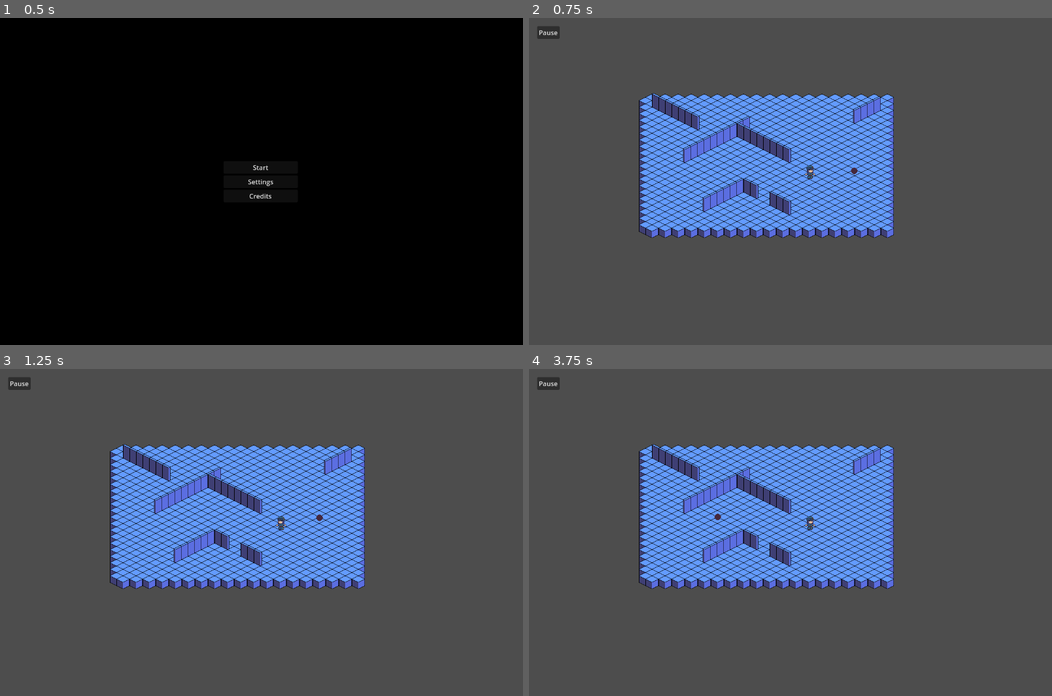
Above: before the commit, frames 1-4 (two rows, left to right).
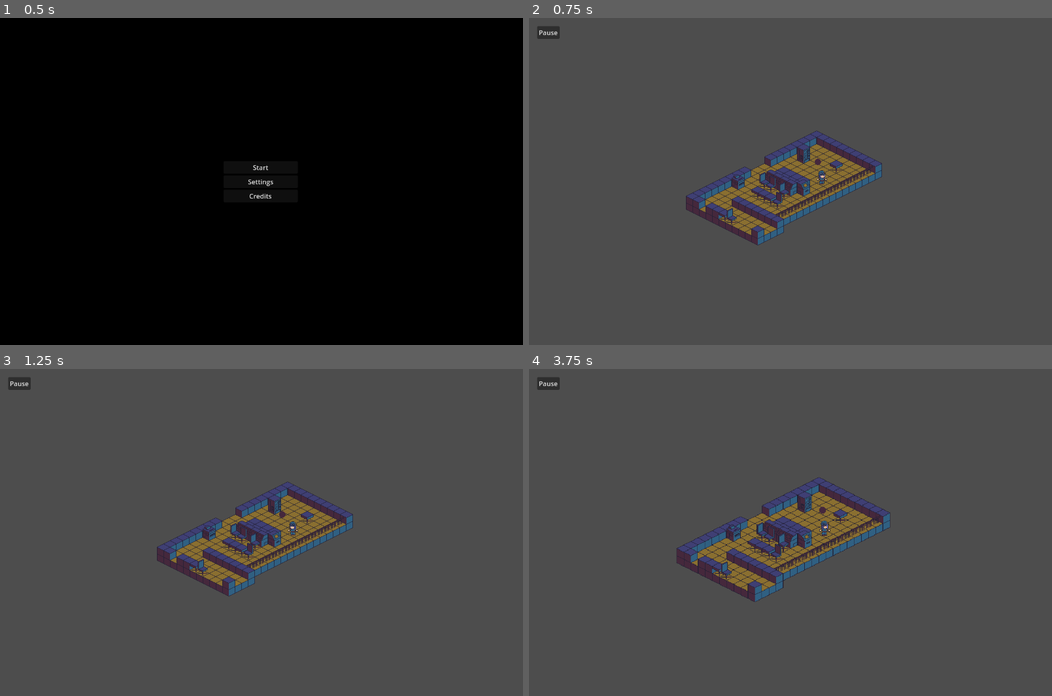
Above: after the commit, the same moments.

Repository: ShroomySquid/UnderPressureJam
Game: Godot game, scene res://Scenes/CoreScenes/start_screen.tscn
Same seed, same stepped clock (60 frames per second), same inputs: the game is played once before the commit and once after it. The engine's default icon, where the game draws it, is replaced by a stand-in: a white triangle on a blue panel in a dark square.
Inputs (mouse positions are in pixels of both pictures, inside the frame that each line leads up to):
- Up to frame 1 (0.5 s): no input
- Up to frame 2 (0.75 s): click "Start" at 0.5 s
- Up to frame 3 (1.25 s): no input
- Up to frame 4 (3.75 s): click "Pause" at 1.25 s; click "Retry" at 2 s; tap Enter at 2.75 s; move the mouse to (905, 516) at 2.77 s; hold D (right) 2.78-3.53 s; tap Mouse wheel down (scroll_down, bound only after the commit) at 2.85 s; tap Mouse wheel up (scroll_up, bound only after the commit) at 3.05, 3.6 s; tap Space at 3.5 s; move the mouse to (685, 548) at 3.52 s; hold S (down) from 3.53 s (still down)

Frame 1 is identical in both runs. In frame 2, 21% of the frame differs, in the area x 21-70%, y 23-70%; in frame 3, 21%; in frame 4, 21%, in the area x 21-70%, y 23-72%.
Error before the commit: Invalid access to property or key 'type' on a base object of type 'TileMapLayer'. (res://Scripts/zombie.gd:97)

Commit message:
implemented level1 in game

Diff:
--- a/Scenes/CoreScenes/game.tscn
+++ b/Scenes/CoreScenes/game.tscn
@@ -1,11 +1,11 @@
-[gd_scene load_steps=5 format=3 uid="uid://cubm8ayprtkdv"]
+[gd_scene load_steps=4 format=3 uid="uid://cubm8ayprtkdv"]
 
 [ext_resource type="Script" path="res://Scripts/CoreScripts/game.gd" id="1_ntdck"]
 [ext_resource type="PackedScene" uid="uid://bwrhsav1b6hkf" path="res://Scenes/CoreScenes/settings.tscn" id="2_tpptn"]
-[ext_resource type="PackedScene" uid="uid://copc5o12pg2m5" path="res://Scenes/Map/test_map.tscn" id="3_yqot8"]
-[ext_resource type="PackedScene" uid="uid://b6044fncy35yu" path="res://Scenes/Player/player.tscn" id="4_cfcq8"]
+[ext_resource type="PackedScene" uid="uid://gn5lpiu32ncn" path="res://Scenes/Map/level_1.tscn" id="5_87bru"]
 
 [node name="Game" type="Node2D"]
+y_sort_enabled = true
 script = ExtResource("1_ntdck")
 
 [node name="CanvasLayer" type="CanvasLayer" parent="."]
@@ -59,13 +59,12 @@
 offset_right = -239.0
 offset_bottom = -105.0
 
-[node name="Test_map" parent="." instance=ExtResource("3_yqot8")]
-position = Vector2(269, 162)
-
 [node name="ZombieContainer" type="Node2D" parent="."]
 
-[node name="Player" parent="." instance=ExtResource("4_cfcq8")]
-position = Vector2(687, 394)
+[node name="Level1" parent="." instance=ExtResource("5_87bru")]
+
+[node name="Camera2D" type="Camera2D" parent="."]
+position = Vector2(416, 308)
 
 [connection signal="pressed" from="CanvasLayer/PauseMargin/PauseBtn" to="." method="_on_pause_btn_pressed"]
 [connection signal="pressed" from="CanvasLayer/MenuContainer/SettingBtn" to="." method="_on_setting_btn_pressed"]
--- a/Scenes/Map/level_1.tscn
+++ b/Scenes/Map/level_1.tscn
@@ -1,6 +1,7 @@
-[gd_scene load_steps=8 format=4 uid="uid://gn5lpiu32ncn"]
+[gd_scene load_steps=9 format=4 uid="uid://gn5lpiu32ncn"]
 
 [ext_resource type="Texture2D" uid="uid://1puswnnh5b1p" path="res://Art Assets/Tile sheet ver 3/Tile sheet ver 3.png" id="1_0xfd2"]
+[ext_resource type="Script" path="res://Scripts/level_1.gd" id="1_fn0co"]
 [ext_resource type="PackedScene" uid="uid://b6044fncy35yu" path="res://Scenes/Player/player.tscn" id="2_o2mrs"]
 
 [sub_resource type="TileSetAtlasSource" id="TileSetAtlasSource_3vufx"]
@@ -103,10 +104,7 @@
 
 [node name="Level1" type="Node2D"]
 y_sort_enabled = true
-
-[node name="Player" parent="." instance=ExtResource("2_o2mrs")]
-y_sort_enabled = false
-position = Vector2(340, 279)
+script = ExtResource("1_fn0co")
 
 [node name="Floor" type="TileMapLayer" parent="."]
 z_index = -1
@@ -114,7 +112,20 @@
 tile_map_data = PackedByteArray("AAAFACwAAAAAAAQAAAAFACsAAAAAAAQAAAAGACoAAAAAAAQAAAAGACkAAAAAAAQAAAAHACgAAAAAAAQAAAAHAC …(4272 unchanged characters)…
 tile_set = SubResource("TileSet_kyj3p")
 
-[node name="Stuff" type="TileMapLayer" parent="."]
+[node name="TileMapLayer" type="TileMapLayer" parent="."]
 y_sort_enabled = true
 tile_map_data = PackedByteArray("AAAKADEAAAAAAAAAAAAKADAAAAAAAAAAAAAJAC8AAAAAAAAAAAAJAC4AAAAAAAAAAAAIAC0AAAAAAAAAAAAHAD …(2832 unchanged characters)…
 tile_set = SubResource("TileSet_ddggb")
+
+[node name="Player" parent="." instance=ExtResource("2_o2mrs")]
+position = Vector2(492, 315)
+
+[node name="ZombieContainer" type="Node2D" parent="."]
+y_sort_enabled = true
+position = Vector2(1, -1)
+
+[node name="Zombie start" type="Marker2D" parent="ZombieContainer"]
+position = Vector2(301, 399)
+
+[node name="Zombie finish" type="Marker2D" parent="ZombieContainer"]
+position = Vector2(487, 259)
--- a/Scenes/Player/player.gd
+++ b/Scenes/Player/player.gd
@@ -1,9 +1,9 @@
 extends CharacterBody2D
 
-@onready var type = "player"
+@onready var dude = "player"
 @onready var animations = $IdleAnimation
 
-const SPEED = 10000.0
+const SPEED = 7500.0
 const JUMP_VELOCITY = -400.0
 
 func _physics_process(delta):
--- a/Scenes/Player/player.tscn
+++ b/Scenes/Player/player.tscn
@@ -48,7 +48,6 @@
 height = 33.3348
 
 [node name="Player" type="CharacterBody2D"]
-y_sort_enabled = true
 collision_layer = 16
 collision_mask = 15
 script = ExtResource("1_ii8yk")
--- a/Scripts/CoreScripts/game.gd
+++ b/Scripts/CoreScripts/game.gd
@@ -4,8 +4,9 @@
 @onready var menu = $CanvasLayer/MenuContainer
 @onready var settings = $CanvasLayer/Settings
 @onready var zombie_container = $ZombieContainer
-@onready var test_map = $Test_map
+@onready var map = $Level1
 @onready var zombie = preload("res://Scenes/PhysicsScenes/zombie.tscn")
+@onready var camera = $Camera2D
 
 func _ready():
 	randomize()
@@ -16,6 +17,12 @@
 func _process(_delta):
 	if Input.is_action_just_pressed("esc"):
 		pause_trigger()
+	if Input.is_action_just_pressed("scroll_up") && camera.zoom.x < 3:
+		print(camera.zoom)
+		camera.zoom *= 1.1
+	if Input.is_action_just_pressed("scroll_down") && camera.zoom.x > 0.5:
+		print(camera.zoom)
+		camera.zoom *= 0.9
 
 func pause_trigger():
 	if (is_paused):
@@ -57,10 +64,10 @@
 	var end
 	while (i < 1):
 		new_zomb = zombie.instantiate()
-		begin = test_map.zombie_point_container.get_child(randi() % 20).global_position
-		end = test_map.zombie_point_container.get_child(randi() % 20).global_position
+		begin = map.zombie_point_container.get_child(randi() % 2).global_position
+		end = map.zombie_point_container.get_child(randi() % 2).global_position
 		while (end == begin):
-			end = test_map.zombie_point_container.get_child(randi() % 20).global_position
+			end = map.zombie_point_container.get_child(randi() % 2).global_position
 		new_zomb.position = begin
 		zombie_container.add_child(new_zomb)
 		new_zomb.default_route[0] = begin
--- /dev/null
+++ b/Scripts/level_1.gd
@@ -0,0 +1,11 @@
+extends Node2D
+
+@onready var zombie_point_container = $ZombieContainer
+# Called when the node enters the scene tree for the first time.
+func _ready():
+	pass # Replace with function body.
+
+
+# Called every frame. 'delta' is the elapsed time since the previous frame.
+func _process(_delta):
+	pass
--- a/Scripts/zombie.gd
+++ b/Scripts/zombie.gd
@@ -6,7 +6,7 @@
 @onready var ray_separation = 40
 @onready var cardinals = {"left": Vector2i(-1, 0), "right": Vector2i(1, 0), "up": Vector2i(0, -1), "down": Vector2i(0, 1)}
 @onready var nav_agent = $NavigationAgent2D
-@onready var type = "zombie"
+@onready var dude = "zombie"
 @onready var default_route = [Vector2i(0, 0), Vector2i(0, 0)]
 @onready var going_back = true
 @onready var is_chasing = false
@@ -25,7 +25,7 @@
 		set_route()
 	for rays in ray_container.get_children():
 		collide = rays.get_collider()
-		if collide != null && collide is CharacterBody2D && collide.type == "player":
+		if collide != null && collide is CharacterBody2D && collide.dude == "player":
 			is_chasing = true
 			SPEED = 4000.0
 			nav_agent.target_position = collide.global_position
@@ -94,5 +94,5 @@
 	going_back = !going_back
 
 func _on_area_2d_body_exited(body):
-	if body.type == "player":
+	if dude in body && body.type == "player":
 		is_chasing = false
--- a/project.godot
+++ b/project.godot
@@ -71,6 +71,16 @@
 , Object(InputEventKey,"resource_local_to_scene":false,"resource_name":"","device":-1,"window_id":0,"alt_pressed":false …(186 unchanged characters)…
 ]
 }
+scroll_up={
+"deadzone": 0.5,
+"events": [Object(InputEventMouseButton,"resource_local_to_scene":false,"resource_name":"","device":-1,"window_id":0,"alt_pressed":false,"shift_pressed":false,"ctrl_pressed":false,"meta_pressed":false,"button_mask":8,"position":Vector2(218, 20),"global_position":Vector2(227, 66),"factor":1.0,"button_index":4,"canceled":false,"pressed":true,"double_click":false,"script":null)
+]
+}
+scroll_down={
+"deadzone": 0.5,
+"events": [Object(InputEventMouseButton,"resource_local_to_scene":false,"resource_name":"","device":-1,"window_id":0,"alt_pressed":false,"shift_pressed":false,"ctrl_pressed":false,"meta_pressed":false,"button_mask":16,"position":Vector2(243, 5),"global_position":Vector2(252, 51),"factor":1.0,"button_index":5,"canceled":false,"pressed":true,"double_click":false,"script":null)
+]
+}
 
 [layer_names]
 
